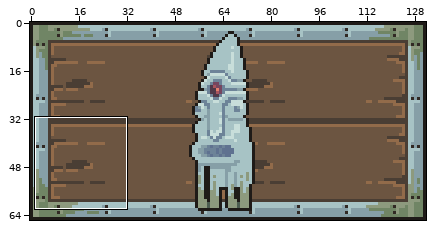
Two states of a pixel-art file, assets/UI/moves_menu.aseprite. The first picture is a wide view before the edit; the outline marks the close-up.
Close-up. Before:
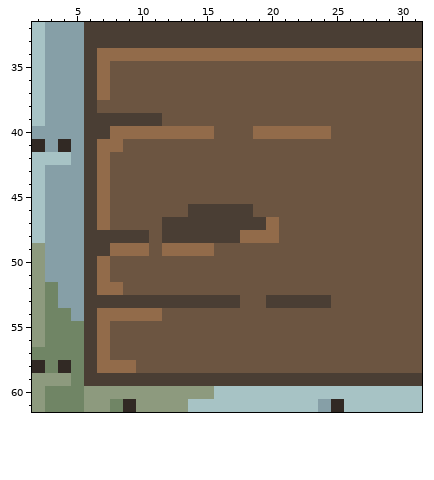
132x66 pixels, 1 frame. Shown: x 2..31, y 32..61. The commit also changed other parts of the picture, which this record leaves out.
Once edited:
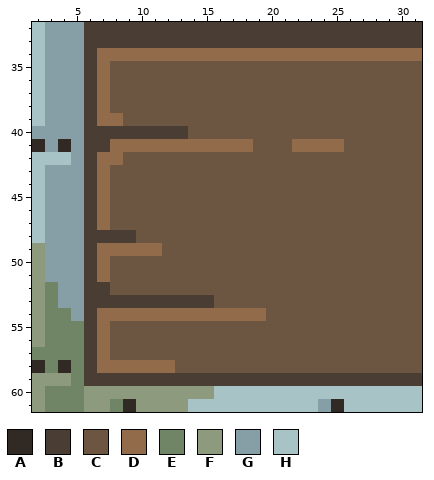
Palette (. is transparent): A #312924  B #4a3e34  C #6c5541  D #926b4a  E #708565  F #8d9a7e  G #869fa7  H #a7c3c5
Diff:
layer "Flattened" now hidden
--- layer "Layer 5 Copy Copy"
@@ x 2..31 @@
 37 HGGGBDCCCCCCCCCCCCCCCCCCCCCCCC
-38 HGGGBCCCCCCCCCCCCCCCCCCCCCCCCC
-39 HGGGBBBBBBCCCCCCCCCCCCCCCCCCCC
-40 GGGGBBDDDDDDDDCCCDDDDDDCCCCCCC
-41 AGAGBDDCCCCCCCCCCCCCCCCCCCCCCC
-42 HHHGBDCCCCCCCCCCCCCCCCCCCCCCCC
+38 HGGGBDCCCCCCCCCCCCCCCCCCCCCCCC
+39 HGGGBDDCCCCCCCCCCCCCCCCCCCCCCC
+40 GGGGBBBBBBBBCCCCCCCCCCCCCCCCCC
+41 AGAGBBDDDDDDDDDDDCCCDDDDCCCCCC
+42 HHHGBDDCCCCCCCCCCCCCCCCCCCCCCC
 43 HGGGBDCCCCCCCCCCCCCCCCCCCCCCCC
@@ x 2..31 @@
 45 HGGGBDCCCCCCCCCCCCCCCCCCCCCCCC
-46 HGGGBDCCCCCCBBBBBCCCCCCCCCCCCC
-47 HGGGBDCCCCBBBBBBBBDCCCCCCCCCCC
-48 HGGGBBBBBCBBBBBBDDDCCCCCCCCCCC
-49 FGGGBBDDDCDDDDCCCCCCCCCCCCCCCC
+46 HGGGBDCCCCCCCCCCCCCCCCCCCCCCCC
+47 HGGGBDCCCCCCCCCCCCCCCCCCCCCCCC
+48 HGGGBBBBCCCCCCCCCCCCCCCCCCCCCC
+49 FGGGBDDDDDCCCCCCCCCCCCCCCCCCCC
 50 FGGGBDCCCCCCCCCCCCCCCCCCCCCCCC
 51 FGGGBDCCCCCCCCCCCCCCCCCCCCCCCC
-52 FEGGBDDCCCCCCCCCCCCCCCCCCCCCCC
-53 FEGGBBBBBBBBBBBBCCBBBBBCCCCCCC
-54 FEEGBDDDDDCCCCCCCCCCCCCCCCCCCC
+52 FEGGBBCCCCCCCCCCCCCCCCCCCCCCCC
+53 FEGGBBBBBBBBBBCCCCCCCCCCCCCCCC
+54 FEEGBDDDDDDDDDDDDDCCCCCCCCCCCC
 55 FEEEBDCCCCCCCCCCCCCCCCCCCCCCCC
@@ x 8..14 @@
 57 CCCCCCC
-58 DDCCCCC
+58 DDDDDCC
 59 BBBBBBB
Where, in picture pixels (left, top, right, bottom), the same in both close-ups:
changed: (97, 100, 344, 373)
